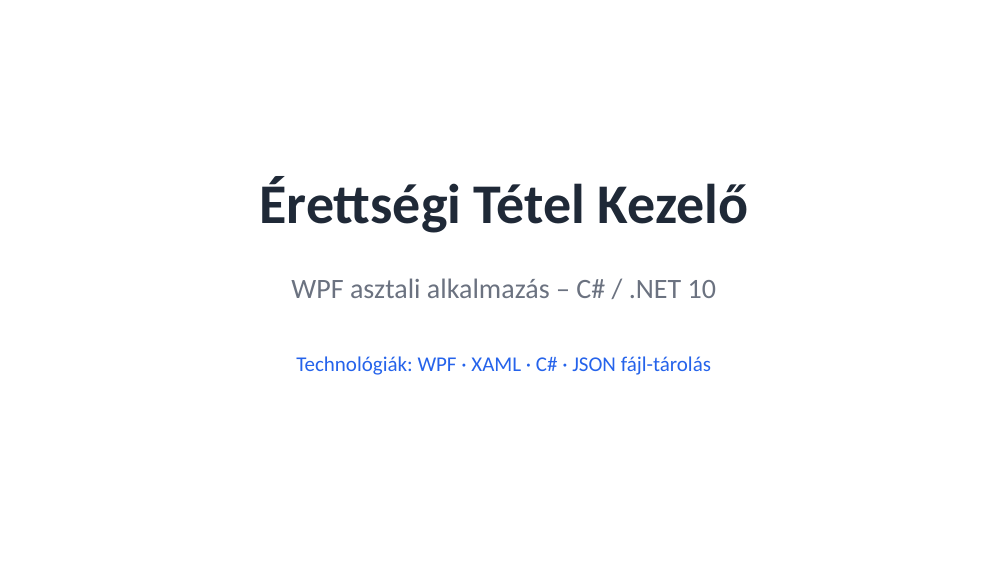
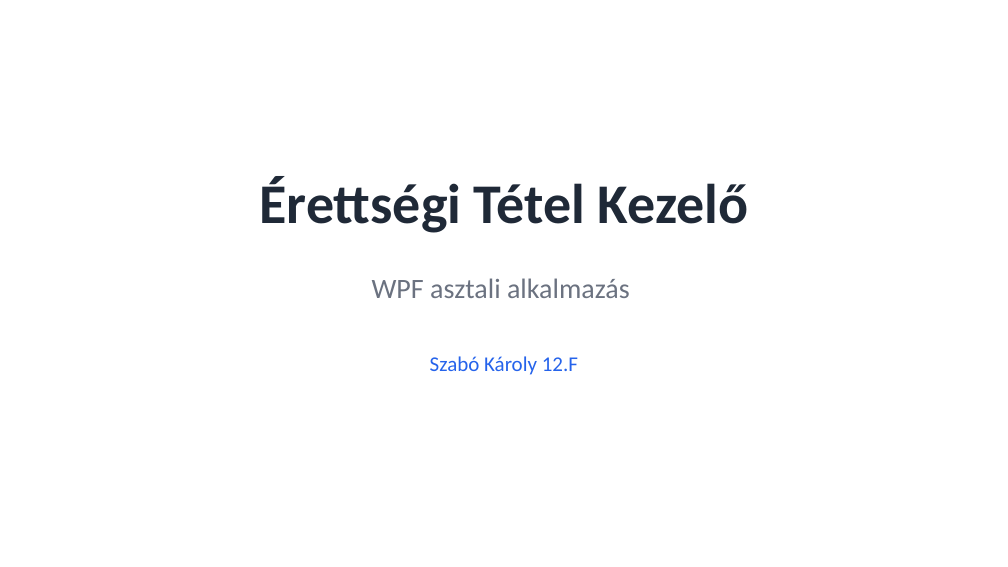
Before and after one commit to Kareszesz/erettsegitetelek, a slide deck: slide 1 of bemutató.pptx. Drawn at 1008x567 pixels with LibreOffice and Linux fonts; fonts in the diff are those of the drawing. Boxes give left, top, right and bottom in pixels: in the first picture for what was removed or moved away, otherwise in the second. Text is boxed around its words. In the diff, an @@ line names an element or a change of style, - is before the commit and + after.

```diff
--- a/bemutató.pptx
+++ b/bemutató.pptx
@@ text at <box>372,278,630,298</box>: text changed @@
-WPF asztali alkalmazás – C# / .NET 10
+WPF asztali alkalmazás
@@ text at <box>430,356,578,375</box>: text changed @@
-Technológiák: WPF · XAML · C# · JSON fájl-tárolás
+Szabó Károly 12.F
```
